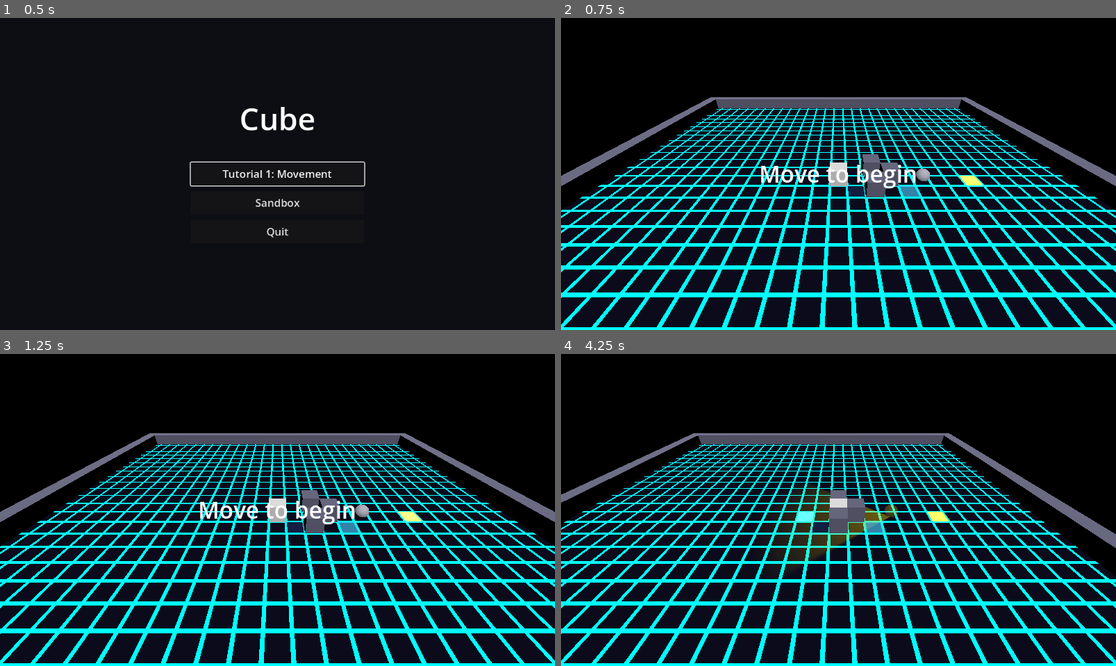
Above: before the commit, frames 1-4 (two rows, left to right).
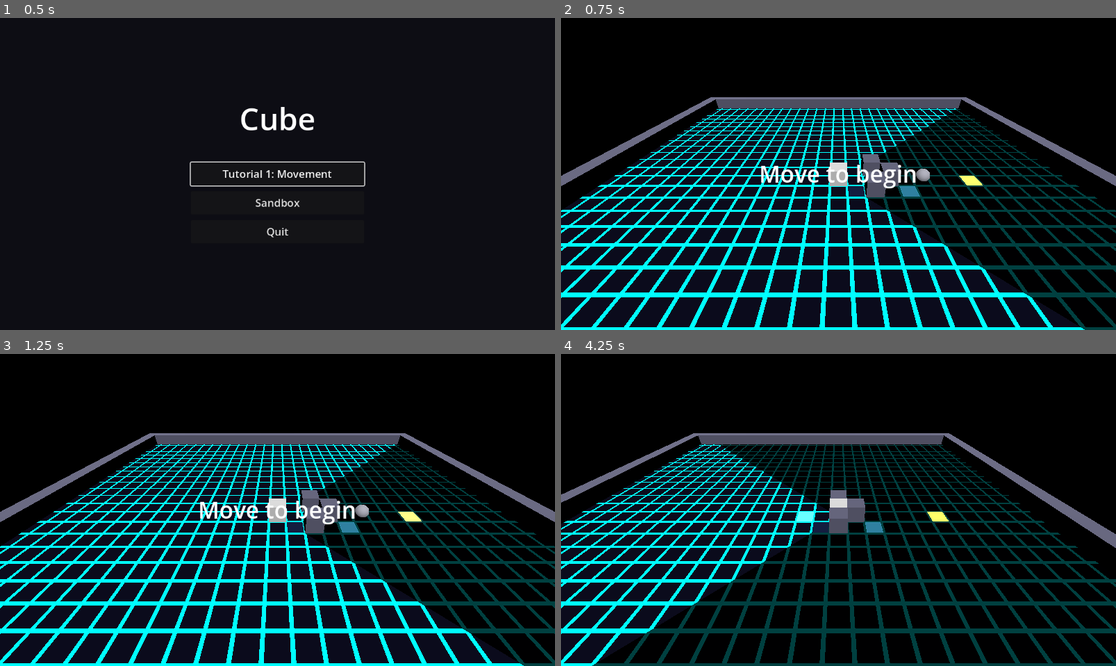
Above: after the commit, the same moments.

Repository: StevenLong/cube
Game: Godot game, scene res://main_menu.tscn
Two runs of this game, one before a commit and one after it. Both use one fixed random seed, a clock stepped at 60 frames per second and the inputs below.
Inputs:
- Up to frame 1 (0.5 s): no input
- Up to frame 2 (0.75 s): click "Sandbox" at 0.5 s
- Up to frame 3 (1.25 s): no input
- Up to frame 4 (4.25 s): tap Enter at 1.25 s; hold Right (move_right) 1.28-2.03 s; hold V (blend) 1.28-2.03 s; hold C (extend_depth_back) 2.03-2.78 s; tap F (camera_tilt_down) at 2.1 s; hold Right (move_right) 2.78-3.53 s; tap R (camera_tilt_up) at 2.85 s; hold Q (extend_depth_fwd) from 3.53 s (still down); tap Space (dodge) at 3.6 s

Frame 1 is identical in both runs. In frame 2, 17% of the frame differs, in the area x 55-100%, y 28-100%; in frame 3, 17%; in frame 4, 42%, in the area x 5-100%, y 28-100%.

Commit message:
Out-of-LoS hide, fog of war, off-grid pursuit, Caught panel
Major visibility/audio rework: enemy fades to fully invisible when out of
player LoS, ground darkens behind walls via per-fragment shader test, vision
cone draws only on visible ground, per-enemy procedural hum. New CAUGHT
state mirrors COMPLETE with its own panel. Patrol redesigned to actually
route around walls. Pursuit gained an off-grid corridor-check seek mode so
the sphere goes straight at the player when there's room, A* only when
blocked.

Co-Authored-By: Claude Opus 4.7 <noreply@anthropic.com>

Diff:
--- a/enemy_sphere.gd
+++ b/enemy_sphere.gd
@@ -34,16 +34,17 @@
 ]
 const PATH_CELL_ARRIVE := 0.15
 const PURSUIT_REPATH_INTERVAL := 0.3
-const SILHOUETTE_ALPHA := 0.3
+const SILHOUETTE_ALPHA := 0.0
 const VISIBILITY_LERP_RATE := 8.0
+const PURSUIT_LOS_PADDING := 0.45
 
 enum State { PATROL, SUSPICIOUS, INVESTIGATE, PURSUIT }
 
 @export var waypoints: Array[Vector3] = [
-	Vector3(10, 0.4, -8),
-	Vector3(-10, 0.4, -8),
-	Vector3(-10, 0.4, 8),
-	Vector3(10, 0.4, 8),
+	Vector3(8, 0.4, 0),
+	Vector3(-8, 0.4, 0),
+	Vector3(-8, 0.4, 1),
+	Vector3(8, 0.4, 1),
 ]
 @export var speed: float = 2.0
 
@@ -61,8 +62,10 @@
 var _path_idx: int = 0
 var _pursuit_repath_timer: float = 0.0
 var _visibility_alpha: float = 1.0
+var _visibility_initialized: bool = false
 
 @onready var _mesh: MeshInstance3D = $MeshInstance3D
+@onready var _hum_player: AudioStreamPlayer3D = $HumSound
 
 
 func _ready() -> void:
@@ -72,6 +75,8 @@
 	_player = get_node("../Player")
 	_player.noise_emitted.connect(_on_player_noise)
 	_ground_material = get_node("../Ground/MeshInstance3D").get_surface_override_material(0)
+	_hum_player.stream = _make_hum_sound()
+	_hum_player.play()
 	_build_nav_grid()
 	if waypoints.size() > 0:
 		_set_path_to(waypoints[_target_idx])
@@ -139,7 +144,11 @@
 					_enter_state(State.INVESTIGATE)
 
 	var target_alpha := 1.0 if _visible_to_player() else SILHOUETTE_ALPHA
-	_visibility_alpha = lerpf(_visibility_alpha, target_alpha, minf(delta * VISIBILITY_LERP_RATE, 1.0))
+	if not _visibility_initialized:
+		_visibility_alpha = target_alpha
+		_visibility_initialized = true
+	else:
+		_visibility_alpha = lerpf(_visibility_alpha, target_alpha, minf(delta * VISIBILITY_LERP_RATE, 1.0))
 	var col := _state_color()
 	col.a = _visibility_alpha
 	_material.albedo_color = col
@@ -162,11 +171,39 @@
 
 
 func _pursue(delta: float) -> void:
+	# Hybrid locomotion: when there's a sphere-wide corridor to the player,
+	# drop the grid path and seek directly (off-grid, more threatening). When
+	# the corridor is blocked, fall back to A* routing.
+	if _has_pursuit_corridor():
+		_path = []
+		_path_idx = 0
+		_pursuit_repath_timer = 0.0
+		_move_toward(_player.position, delta, PURSUIT_SPEED_MULT)
+		return
 	_pursuit_repath_timer -= delta
 	if _pursuit_repath_timer <= 0.0:
 		_set_path_to(_player.position)
 		_pursuit_repath_timer = PURSUIT_REPATH_INTERVAL
 	_follow_path(delta, PURSUIT_SPEED_MULT, _player.position)
+
+
+func _has_pursuit_corridor() -> bool:
+	# Three parallel rays (center + two offset by sphere radius perpendicular
+	# to travel direction). All must be clear so the sphere's body fits.
+	var to := _player.global_position
+	var from := global_position
+	var dir := Vector3(to.x - from.x, 0.0, to.z - from.z)
+	if dir.length_squared() < 0.0001:
+		return true
+	var perp := Vector3(-dir.z, 0.0, dir.x).normalized() * PURSUIT_LOS_PADDING
+	var offsets: Array[Vector3] = [Vector3.ZERO, perp, -perp]
+	var space := get_world_3d().direct_space_state
+	for offset in offsets:
+		var query := PhysicsRayQueryParameters3D.create(from + offset, to + offset)
+		query.collide_with_areas = false
+		if not space.intersect_ray(query).is_empty():
+			return false
+	return true
 
 
 func _move_toward(target_pos: Vector3, delta: float, speed_mult: float) -> void:
@@ -335,7 +372,7 @@
 	_ground_material.set_shader_parameter("cone_half_angle_cos", half_angle_cos)
 	_ground_material.set_shader_parameter("cone_radius", VIEW_RADIUS)
 	_ground_material.set_shader_parameter("cone_color", Vector3(col.r, col.g, col.b))
-	_ground_material.set_shader_parameter("cone_alpha", _state_cone_alpha())
+	_ground_material.set_shader_parameter("cone_alpha", _state_cone_alpha() * _visibility_alpha)
 
 
 func _state_cone_alpha() -> float:
@@ -460,3 +497,29 @@
 	var query := PhysicsRayQueryParameters3D.create(_player.global_position, global_position)
 	query.collide_with_areas = false
 	return space.intersect_ray(query).is_empty()
+
+
+static func _make_hum_sound() -> AudioStreamWAV:
+	# 147Hz fundamental + 294Hz octave + 3Hz amplitude tremolo. 14700 samples
+	# (1/3s) holds an integer number of cycles for all three components, so the
+	# loop seam is silent.
+	var rate := 44100
+	var samples := 14700
+	var stream := AudioStreamWAV.new()
+	stream.format = AudioStreamWAV.FORMAT_16_BITS
+	stream.mix_rate = rate
+	stream.stereo = false
+	stream.loop_mode = AudioStreamWAV.LOOP_FORWARD
+	stream.loop_begin = 0
+	stream.loop_end = samples
+	var data := PackedByteArray()
+	data.resize(samples * 2)
+	for i in samples:
+		var t := float(i) * TAU / float(rate)
+		var carrier := sin(t * 147.0) * 0.7 + sin(t * 294.0) * 0.3
+		var tremolo := 1.0 + 0.3 * sin(t * 3.0)
+		var val := int(carrier * tremolo * 24000.0)
+		data[i * 2] = val & 0xFF
+		data[i * 2 + 1] = (val >> 8) & 0xFF
+	stream.data = data
+	return stream
--- a/level.gd
+++ b/level.gd
@@ -1,6 +1,6 @@
 extends Node
 
-enum State { READY, PLAYING, COMPLETE }
+enum State { READY, PLAYING, COMPLETE, CAUGHT }
 
 const PULSE_BASE := 1.5
 const PULSE_AMPLITUDE := 1.0
@@ -25,6 +25,7 @@
 @onready var _end_area: Area3D = get_node("../EndTile/Area3D")
 @onready var _ready_label: Label = get_node("../UI/ReadyLabel")
 @onready var _results_panel: Control = get_node("../UI/ResultsPanel")
+@onready var _result_title: Label = get_node("../UI/ResultsPanel/VBox/Title")
 @onready var _result_moves: Label = get_node("../UI/ResultsPanel/VBox/Moves")
 @onready var _result_time: Label = get_node("../UI/ResultsPanel/VBox/Time")
 @onready var _result_spotted: Label = get_node("../UI/ResultsPanel/VBox/Spotted")
@@ -38,6 +39,7 @@
 	_end_tile.set_surface_override_material(0, _end_material)
 	_player.tumbled.connect(_on_player_tumbled)
 	_player.move_settled.connect(_on_player_move_settled)
+	_player.caught.connect(_on_player_caught)
 	if _enemy != null:
 		_enemy.entered_pursuit.connect(_on_enemy_pursuit)
 	else:
@@ -66,7 +68,7 @@
 				_enter_playing()
 		State.PLAYING:
 			time_elapsed += delta
-		State.COMPLETE:
+		State.COMPLETE, State.CAUGHT:
 			_complete_t += delta
 			if _complete_t >= RESTART_DELAY and _restart_pressed():
 				get_tree().reload_current_scene()
@@ -98,9 +100,23 @@
 	state = State.COMPLETE
 	_complete_t = 0.0
 	get_tree().paused = true
+	_result_title.text = "Level Complete"
 	_result_moves.text = "Moves: %d" % moves
 	_result_time.text = "Time: %.1fs" % time_elapsed
 	_result_spotted.text = "Spotted: %s" % ("Yes" if spotted else "No")
+	if _enemy != null:
+		_result_spotted.show()
+	_results_panel.show()
+
+
+func _enter_caught() -> void:
+	state = State.CAUGHT
+	_complete_t = 0.0
+	get_tree().paused = true
+	_result_title.text = "Caught"
+	_result_moves.text = "Moves: %d" % moves
+	_result_time.text = "Time: %.1fs" % time_elapsed
+	_result_spotted.hide()
 	_results_panel.show()
 
 
@@ -111,6 +127,11 @@
 
 func _on_enemy_pursuit() -> void:
 	spotted = true
+
+
+func _on_player_caught() -> void:
+	if state == State.PLAYING:
+		_enter_caught()
 
 
 func _on_end_entered(_area: Area3D) -> void:
--- a/main.tscn
+++ b/main.tscn
@@ -164,11 +164,10 @@
 [node name="CollisionShape3D" type="CollisionShape3D" parent="Enemy/ContactArea"]
 shape = SubResource("SphereShape3D_1")
 
-[node name="RayCast3D" type="RayCast3D" parent="Enemy"]
-target_position = Vector3(0, 0, -10)
-collision_mask = 3
-collide_with_areas = true
-collide_with_bodies = true
+[node name="HumSound" type="AudioStreamPlayer3D" parent="Enemy"]
+unit_size = 6.0
+max_distance = 20.0
+volume_db = -10.0
 
 [node name="Wall" type="StaticBody3D" parent="."]
 transform = Transform3D(1, 0, 0, 0, 1, 0, 0, 0, 1, 3, 0.5, 0)
--- a/player.gd
+++ b/player.gd
@@ -3,6 +3,7 @@
 signal tumbled
 signal move_settled
 signal noise_emitted(origin: Vector2, max_radius: float, duration: float)
+signal caught
 
 const TUMBLE_DURATION := 0.3
 const SPRINT_DURATION := 0.15
@@ -12,6 +13,7 @@
 const WAVE_DURATION := 0.4
 const MAX_WAVES := 8
 const MAX_FOOTPRINTS := 64
+const MAX_WALLS := 16
 const SLIDE_SUBSAMPLES := 4
 const FOCUS_SMOOTH_RATE := 25.0
 const COLOR_NORMAL := Color(0.9, 0.9, 0.9)
@@ -91,6 +93,7 @@
 	_step_player.stream = _make_step_sound()
 	_splash_player.stream = _make_splash_sound()
 	_ground_material = get_node("../Ground/MeshInstance3D").get_surface_override_material(0)
+	_push_walls_to_shader()
 	_box_mesh = _mesh_instance.mesh.duplicate() as BoxMesh
 	_mesh_instance.mesh = _box_mesh
 	_player_material = (_mesh_instance.get_surface_override_material(0) as StandardMaterial3D).duplicate()
@@ -107,7 +110,7 @@
 
 func _on_contact(area: Area3D) -> void:
 	if (area.collision_layer & LAYER_ENEMY) != 0:
-		get_tree().reload_current_scene.call_deferred()
+		caught.emit()
 
 
 func _on_puddle_entered(area: Area3D) -> void:
@@ -393,6 +396,7 @@
 	_ground_material.set_shader_parameter("wave_half_extents", half_extents)
 	_ground_material.set_shader_parameter("wave_radii", radii)
 	_ground_material.set_shader_parameter("wave_alphas", alphas)
+	_ground_material.set_shader_parameter("player_xz", Vector2(global_position.x, global_position.z))
 
 	if _dodge_cooldown_t > 0.0:
 		_dodge_cooldown_t = maxf(_dodge_cooldown_t - delta, 0.0)
@@ -540,6 +544,35 @@
 	_ground_material.set_shader_parameter("footprint_alphas", alphas)
 
 
+func _push_walls_to_shader() -> void:
+	# One-time enumeration of static walls for the ground shader's LoS check.
+	# Skips Perimeter* (arena edge — never blocks visibility inside the bounds).
+	var mins := PackedVector2Array()
+	var maxs := PackedVector2Array()
+	mins.resize(MAX_WALLS)
+	maxs.resize(MAX_WALLS)
+	var count := 0
+	for child in get_parent().get_children():
+		if count >= MAX_WALLS:
+			break
+		if not (child is StaticBody3D and child.name.begins_with("Wall")):
+			continue
+		var mesh_node := child.get_node_or_null("MeshInstance3D") as MeshInstance3D
+		if mesh_node == null:
+			continue
+		var box := mesh_node.mesh as BoxMesh
+		if box == null:
+			continue
+		var half := Vector2(box.size.x * 0.5, box.size.z * 0.5)
+		var pos := Vector2(child.position.x, child.position.z)
+		mins[count] = pos - half
+		maxs[count] = pos + half
+		count += 1
+	_ground_material.set_shader_parameter("wall_mins", mins)
+	_ground_material.set_shader_parameter("wall_maxs", maxs)
+	_ground_material.set_shader_parameter("wall_count", count)
+
+
 func get_footprint_positions() -> PackedVector2Array:
 	var out := PackedVector2Array()
 	for fp in _footprints:
--- a/shaders/grid_ground.gdshader
+++ b/shaders/grid_ground.gdshader
@@ -15,6 +15,45 @@
 uniform float cone_radius;
 uniform vec3 cone_color;
 uniform float cone_alpha;
+
+uniform vec2 player_xz;
+uniform vec2 wall_mins[16];
+uniform vec2 wall_maxs[16];
+uniform int wall_count;
+uniform float dark_factor = 0.25;
+
+// 2D segment-vs-AABB slab test. Returns true if the segment from a to b
+// passes through any wall AABB in the wall_mins/wall_maxs arrays.
+bool segment_blocked(vec2 a, vec2 b) {
+	vec2 dir = b - a;
+	for (int i = 0; i < wall_count; i++) {
+		vec2 wmin = wall_mins[i];
+		vec2 wmax = wall_maxs[i];
+		float t_near = 0.0;
+		float t_far = 1.0;
+		bool miss = false;
+		for (int j = 0; j < 2; j++) {
+			float d = dir[j];
+			float p = a[j];
+			if (abs(d) < 1e-6) {
+				if (p < wmin[j] || p > wmax[j]) {
+					miss = true;
+					break;
+				}
+			} else {
+				float t1 = (wmin[j] - p) / d;
+				float t2 = (wmax[j] - p) / d;
+				if (t1 > t2) { float tmp = t1; t1 = t2; t2 = tmp; }
+				t_near = max(t_near, t1);
+				t_far = min(t_far, t2);
+			}
+		}
+		if (!miss && t_near <= t_far && t_near < 1.0 && t_far > 0.0) {
+			return true;
+		}
+	}
+	return false;
+}
 
 void fragment() {
 	// Grid
@@ -40,8 +79,13 @@
 
 	vec3 with_waves = mix(grid_color, vec3(0.9, 0.55, 0.0), wave_total * 0.55);
 
+	// Player line-of-sight check against walls. visibility = 1 if a straight
+	// line from the player to this fragment is unblocked, 0 otherwise.
+	float visibility = segment_blocked(player_xz, world_xz) ? 0.0 : 1.0;
+
 	// Vision cone overlay: tinted sector from the enemy with soft edges and
-	// distance falloff. cone_radius == 0 disables (default state).
+	// distance falloff. cone_radius == 0 disables (default state). Gated on
+	// visibility so the cone only renders on ground the player can see.
 	float cone_intensity = 0.0;
 	if (cone_radius > 0.01) {
 		vec2 to_cone = world_xz - cone_origin;
@@ -59,7 +103,7 @@
 			}
 		}
 	}
-	vec3 with_cone = mix(with_waves, cone_color, cone_intensity);
+	vec3 with_cone = mix(with_waves, cone_color, cone_intensity * visibility);
 
 	// Ink footprints: small dark blobs at deposited cells
 	float ink_total = 0.0;
@@ -69,5 +113,6 @@
 		ink_total = clamp(ink_total + in_range * footprint_alphas[i], 0.0, 1.0);
 	}
 
-	ALBEDO = mix(with_cone, vec3(0.1, 0.15, 0.3), ink_total);
+	vec3 final_color = mix(with_cone, vec3(0.1, 0.15, 0.3), ink_total);
+	ALBEDO = final_color * mix(dark_factor, 1.0, visibility);
 }
Not shown, changed: HANDOFF.md
